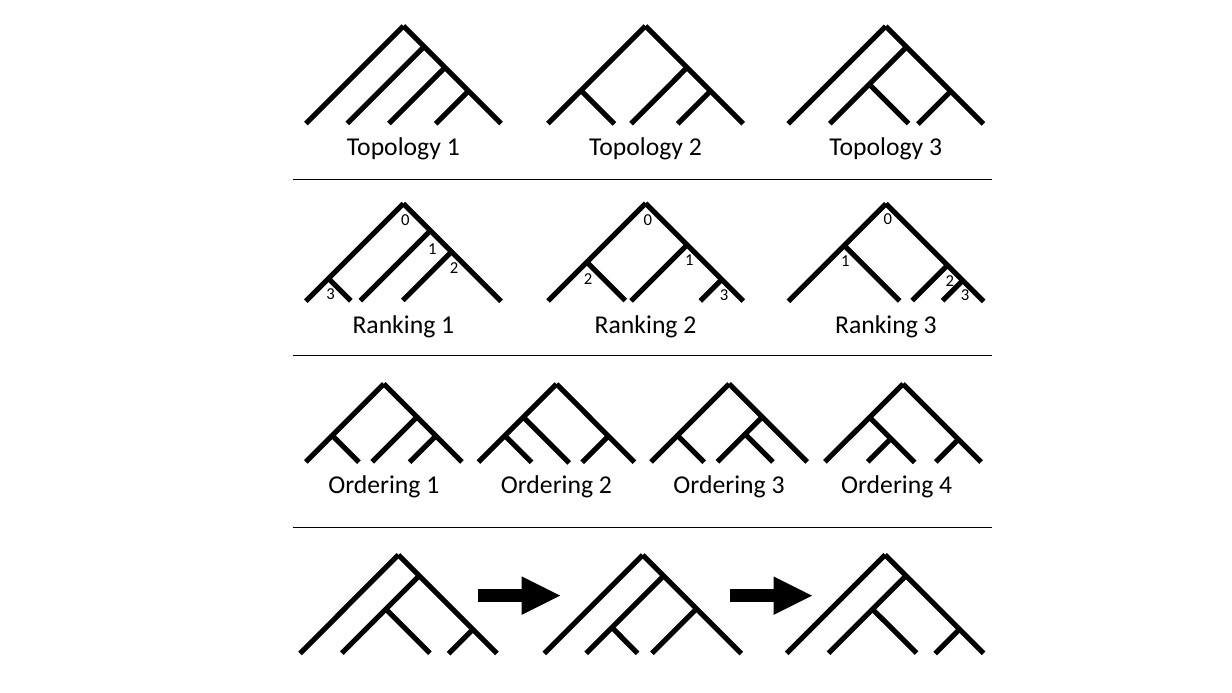
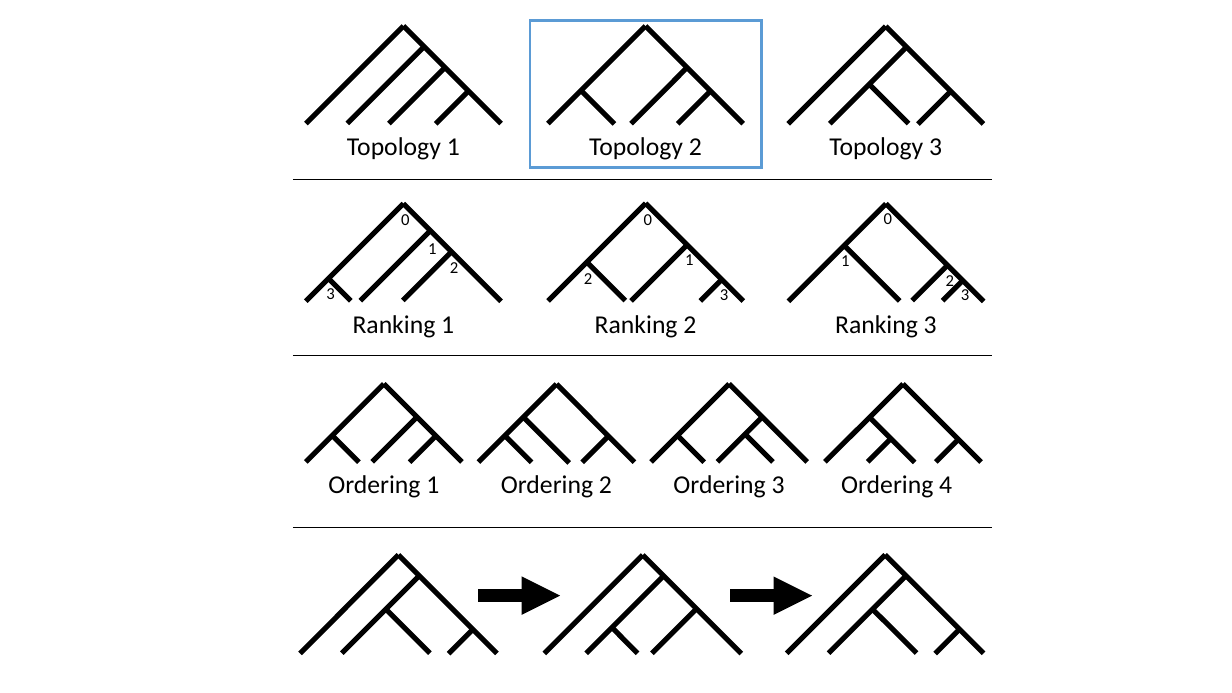
Before and after one commit to niemasd/Dual-Birth-Model, a slide deck: slide 9 of figures/FOR_PAPER/model_figures.pptx. Drawn at 1232x693 pixels with LibreOffice and Linux fonts; fonts in the diff are those of the drawing; background and template pictures are left out. Boxes give left, top, right and bottom in pixels: in the first picture for what was removed or moved away, otherwise in the second. Text is boxed around its words. In the diff, an @@ line names an element or a change of style, - is before the commit and + after.

```diff
--- a/figures/FOR_PAPER/model_figures.pptx
+++ b/figures/FOR_PAPER/model_figures.pptx
@@ rectangle added at bbox=[530, 20, 762, 168], outline #5B9BD5 2 pt @@
```
Also in this commit, not shown: 1 other file.
